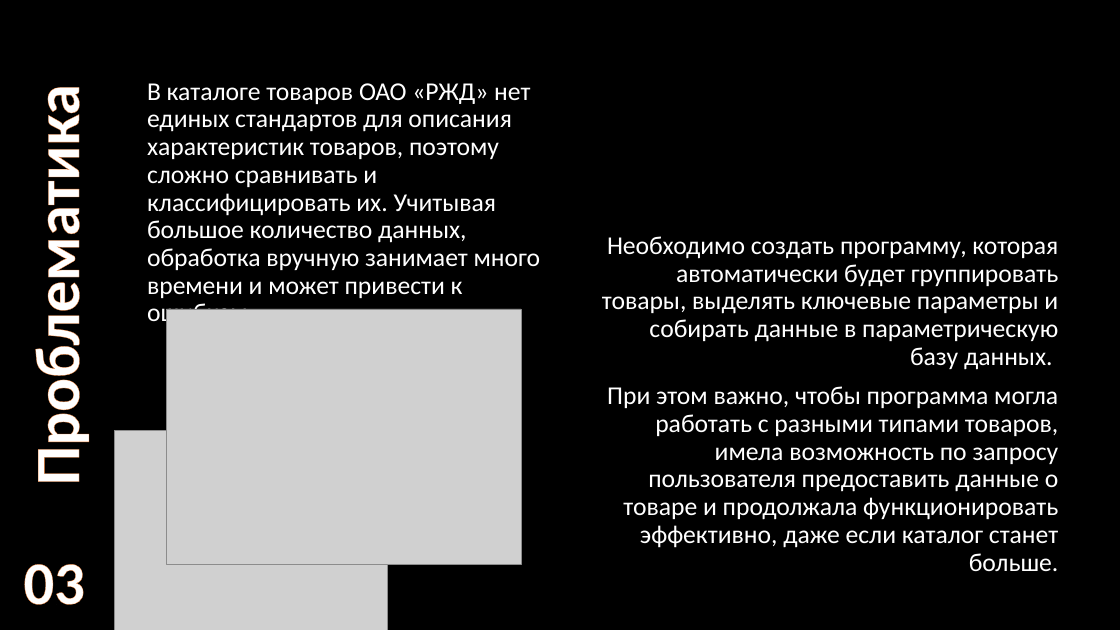
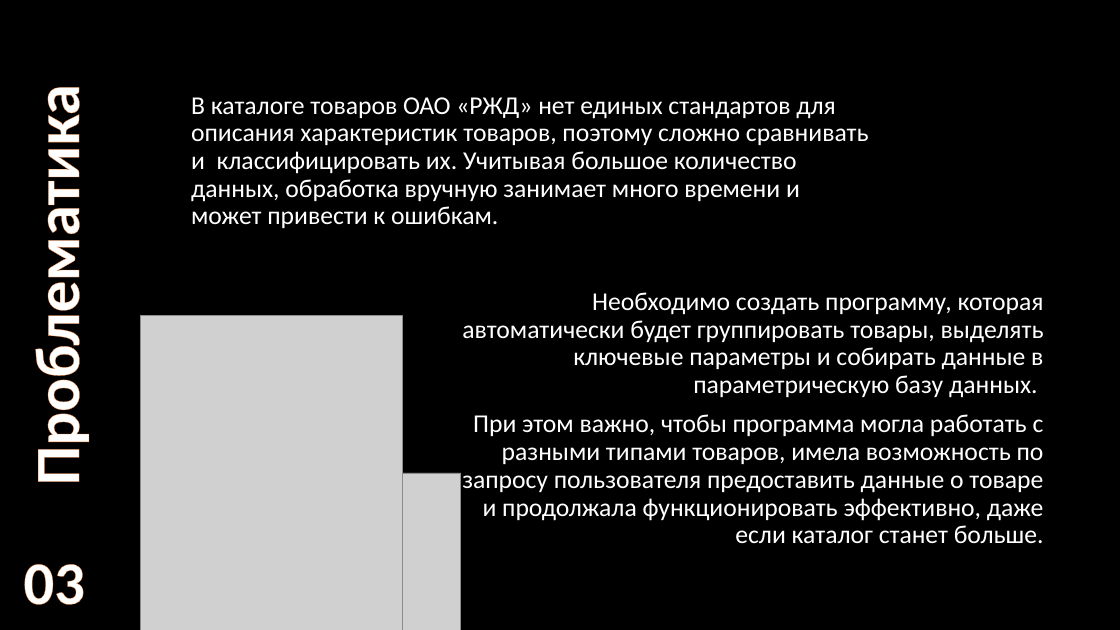
Before and after one commit to mintyspider/hack_ai_Phoenix, a slide deck: slide 3 of Phoenix_ppt.pptx. Drawn at 1120x630 pixels with LibreOffice and Linux fonts; fonts in the diff are those of the drawing; grey boxes stand for pictures. Boxes give left, top, right and bottom in pixels: in the first picture for what was removed or moved away, otherwise in the second. Text is boxed around its words. In the diff, an @@ line names an element or a change of style, - is before the commit and + after.

```diff
--- a/Phoenix_ppt.pptx
+++ b/Phoenix_ppt.pptx
@@ text "В каталоге товаров ОАО «РЖД» ..." rewrapped from (x1=147, y1=83, x2=541, y2=328) to (x1=191, y1=97, x2=869, y2=228) @@
@@ text "Необходимо создать программу, которая автоматически ..." rewrapped from (x1=602, y1=236, x2=1059, y2=571) to (x1=462, y1=292, x2=1044, y2=544) @@
@@ picture resized from (x1=166, y1=309, x2=521, y2=565) to (x1=141, y1=315, x2=402, y2=630) @@
@@ picture resized from (x1=115, y1=430, x2=388, y2=630) to (x1=188, y1=473, x2=461, y2=630) @@
```
Also in this commit, not shown: 1 slide added.
